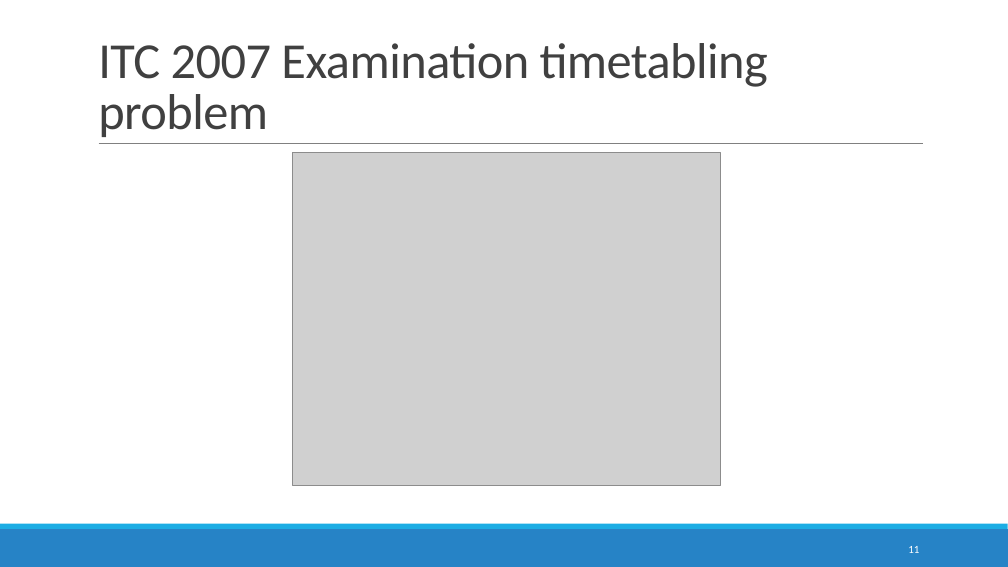
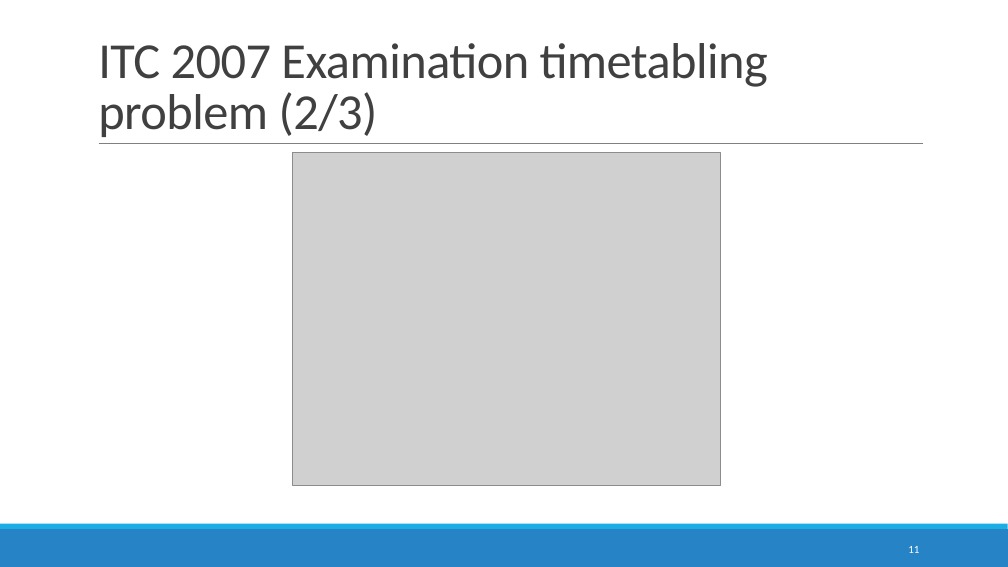
Before and after one commit to devilsdante/isel-examtimetabling-2014-2015, a slide deck: slide 11 of doc/Apresentação Oral/Examination Timetabling Automation using Hybrid Meta-heuristics.pptx. Drawn at 1008x567 pixels with LibreOffice and Linux fonts; fonts in the diff are those of the drawing; grey boxes stand for pictures. Boxes give left, top, right and bottom in pixels: in the first picture for what was removed or moved away, otherwise in the second. Text is boxed around its words. In the diff, an @@ line names an element or a change of style, - is before the commit and + after.

```diff
--- a/doc/Apresentação Oral/Examination Timetabling Automation using Hybrid Meta-heuristics.pptx
+++ b/doc/Apresentação Oral/Examination Timetabling Automation using Hybrid Meta-heuristics.pptx
@@ title at [98, 43, 768, 137]: text changed @@
-ITC 2007 Examination timetabling problem
+ITC 2007 Examination timetabling problem (2/3)
```
Also in this commit, not shown: 22 other slides changed, 3 slides added, 4 other files.
